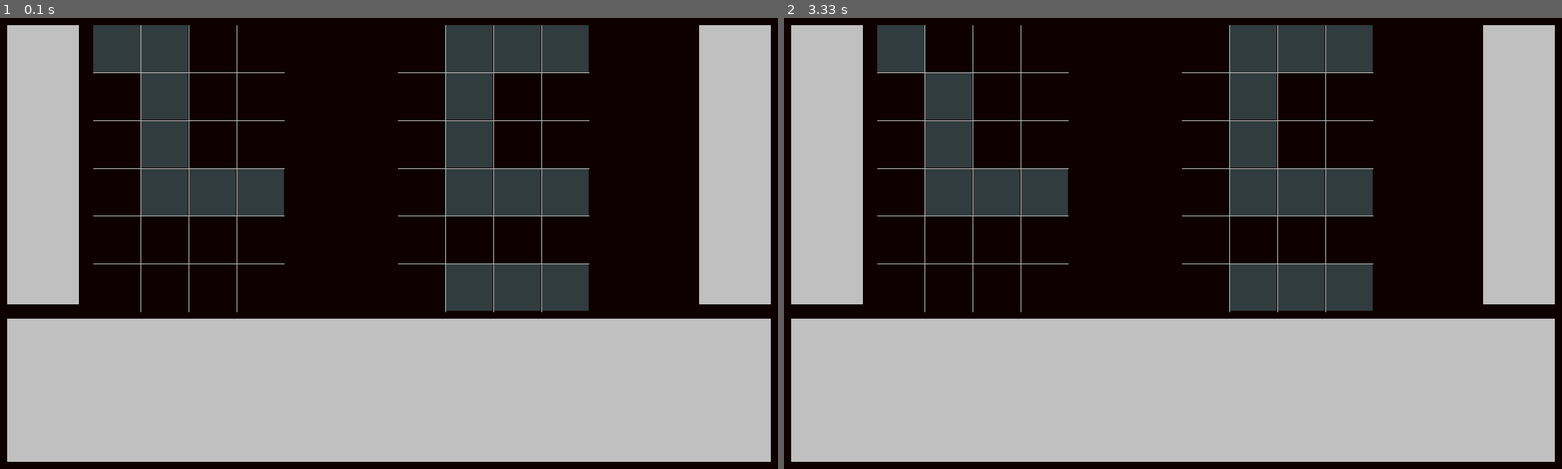
Above: before the commit, frames 1-2 (left to right).
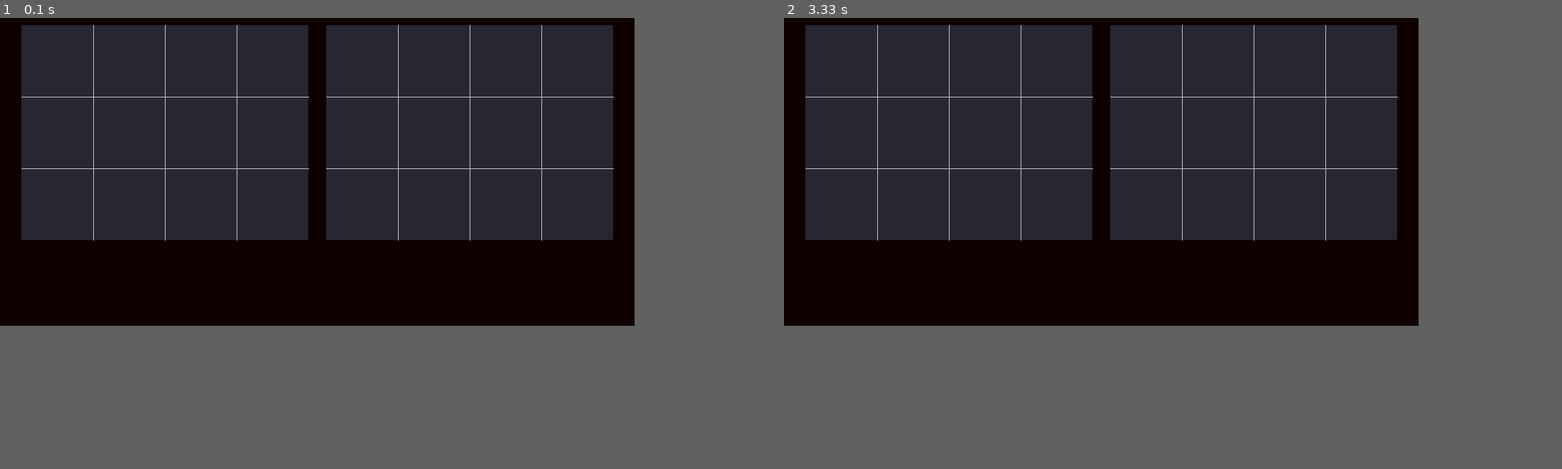
Above: after the commit, the same moments.

Repository: MU-Enigma/BattleShip-BattleGround
Game: pygame game, started from Battleship/BattleGround/main.py
Same seed, same stepped clock (60 frames per second), same inputs: the game is played once before the commit and once after it.
Inputs:
- Up to frame 1 (0.1 s): no input
- Up to frame 2 (3.33 s): no input
The window is 1085x630 before the commit and 885x430 after it. Grey fills any space a smaller window leaves; there, only what the larger window draws over its background counts as a difference.

The runs differ from the first frame. In frame 1, 40% of the frame differs, in the area x 0-100%, y 0-100%; in frame 2, 41%.

Commit message:
Added image system

Diff:
--- a/Battleship/utils/PygameRenderer.py
+++ b/Battleship/utils/PygameRenderer.py
@@ -1,7 +1,15 @@
 import pygame
+import os
 
 pygame.init()
 pygame.display.init()
+
+#Loading Resources
+
+tilepath1 = "../Assets/1/"
+tilepath2 = "../Assets/2/"
+
+tiles = {}
 
 #Window Control variables
 window_size = [800, 600]
@@ -83,16 +91,33 @@
     #TODO: Write stuff to render/visualize data related to the leaderboard/scoresheet
 
 
+def printmat(matrix):
+    for row in matrix:
+        print(row)
+
+
+
 def render_board(pos, board):
     index = min(cell_size)
 
     # Drawing cells
     for x in range(board_elem_dim[0]):
         for y in range(board_elem_dim[1]):
-            pygame.draw.rect(screen, cell_colors[board[y][x]], pygame.Rect(pos[0]+(x * cell_size[index]),
+            """pygame.draw.rect(screen, cell_colors[board[y][x]], pygame.Rect(pos[0]+(x * cell_size[index]),
                                                                            pos[1]+(y * cell_size[index]),
                                                                            cell_size[index],
-                                                                           cell_size[index]))
+                                                                           cell_size[index]))"""
+
+
+            #Keeping it sexy by seperating tileset 1 and tileset 2
+
+            #Tileset 1 ifs
+
+
+            #Tileset 2 ifs
+
+
+            screen.blit(tiles['body'], [pos[0]+(x * cell_size[index]), pos[1]+(y * cell_size[index])])
 
     # Must shift pos-y, pos-x depending on lesser size.
     # Drawing Grid Lines, can compute and store intersection map for speed gains here.
@@ -145,10 +170,14 @@
     render_board([window_size[0]-(side_column_width+(side_column_margin*2)+board_margin+max_board_dim[0]),
                   board_margin], board2)
 
+def load_tiles(tilepath):
+    for name in os.listdir(tilepath):
+        tiles[os.path.splitext(name)[0]] = pygame.image.load(tilepath+str(name))
+
 def initialize():
     # Only run after updating above variables to your preferences.
 
-    global screen, window_size, side_column_dimensions, leaderboard_dimensions, board_elem_dim, cell_size
+    global screen, window_size, side_column_dimensions, leaderboard_dimensions, board_elem_dim, cell_size, tiles
 
     #TODO: Add assertions here to ensure non-negative dimension values
 
@@ -177,6 +206,19 @@
     cell_size = [max_board_dim[0]/board_elem_dim[0],
                  max_board_dim[1]/board_elem_dim[1]]
 
+    index = min(cell_size)
+
+    # Loading tiles
+    load_tiles(tilepath1)
+    load_tiles(tilepath2)
+
+    # Resize imported assets
+    for key in tiles.keys():
+        tiles[key] = pygame.transform.scale(tiles[key], [int(cell_size[index]), int(cell_size[index])])
+
+
+def draw_call():
+    global screen, running, clock
 
 
 def draw_call(b1, b2):
--- a/Battleship/utils/RenderTest.py
+++ b/Battleship/utils/RenderTest.py
@@ -1,4 +1,4 @@
-from . import PygameRenderer as pr
+import PygameRenderer as pr
 
 """
 for board matrix use the following convention:
@@ -9,11 +9,13 @@
 """
 
 pr.max_board_dim = [400, 400]
-pr.side_column_width = 100
-pr.leaderboard_height = 200
+pr.side_column_width = 0
+pr.leaderboard_height = 0
 
 # Can override margins/thickness here
 
+
+pr.initialize()
 board1 = []
 board2 = []
 
@@ -33,3 +35,5 @@
 def run():
     while pr.running:
         pr.draw_call(pr.board1, pr.board2)
+
+run()
Binary file added: Battleship/Assets/1/CentralHorizontal.png
Binary file added: Battleship/Assets/1/CentralVertical.png
Binary file added: Battleship/Assets/1/CornerBottom.png
Binary file added: Battleship/Assets/1/CornerLeft.png
Binary file added: Battleship/Assets/1/CornerRight.png
Binary file added: Battleship/Assets/1/CornerTop.png
Binary file added: Battleship/Assets/2/body.png
Binary file added: Battleship/Assets/2/downleft.png
Binary file added: Battleship/Assets/2/downright.png
Binary file added: Battleship/Assets/2/sidedown.png
Binary file added: Battleship/Assets/2/sideleft.png
Binary file added: Battleship/Assets/2/sideright.png
(and 4 more such lines)
